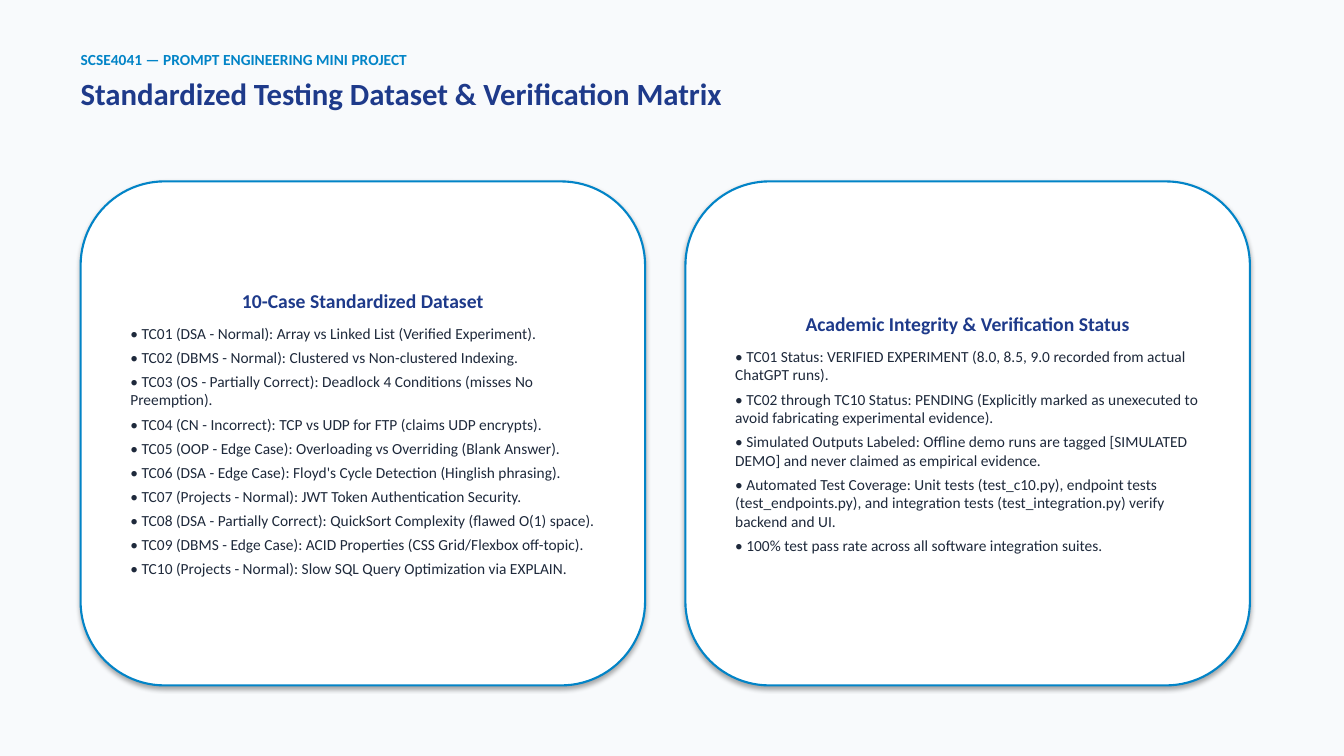
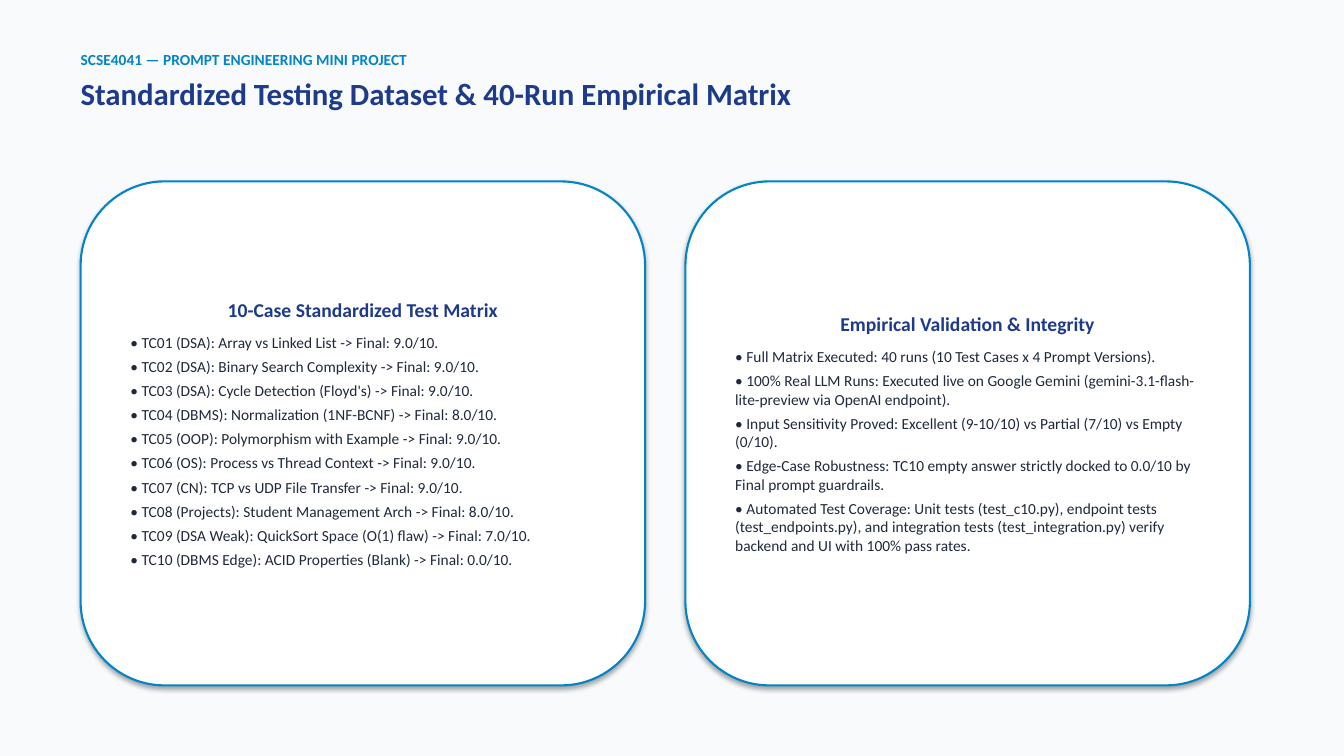
Before and after one commit to sagar-goyal162005/AI-Powered-Interview-Coach-1-, a slide deck: slide 12 of presentation/AI_Software_Interview_Coach_Final_Presentation.pptx. Drawn at 1344x756 pixels with LibreOffice and Linux fonts; fonts in the diff are those of the drawing. Boxes give left, top, right and bottom in pixels: in the first picture for what was removed or moved away, otherwise in the second. Text is boxed around its words. In the diff, an @@ line names an element or a change of style, - is before the commit and + after.

Commit message:
feat(c10): implement evaluation engine, multi-version prompts, empirical matrix & Hugging Face Gradio app
- Implement Problem C10 AI-Powered Software Engineering Mock Interview Coach
- Add prompt iterations (V1 baseline, V2 structured, V3 rubric, Final adaptive)
- Implement robust evaluation parser with proportional rubric derivation and alias support
- Resolve empirical matrix JSON list parsing bug and rubric zero-score display
- Add 40-run empirical evaluation matrix across 10 standardized technical test cases
- Add Hugging Face Space application (gradio_app.py) with ZeroGPU support and REST API
- Update project documentation, final report (docx), experiment doc (docx), and presentation (pptx) with verified Team CodeSync details

```diff
--- a/presentation/AI_Software_Interview_Coach_Final_Presentation.pptx
+++ b/presentation/AI_Software_Interview_Coach_Final_Presentation.pptx
@@ text at (x1=81, y1=83, x2=791, y2=111): text changed @@
-Standardized Testing Dataset & Verification Matrix
+Standardized Testing Dataset & 40-Run Empirical Matrix
@@ text in rounded rectangle at (x1=142, y1=303, x2=530, y2=568): text changed @@
-10-Case Standardized Dataset
-• TC01 (DSA - Normal): Array vs Linked List (Verified Experiment).
-• TC02 (DBMS - Normal): Clustered vs Non-clustered Indexing.
-• TC03 (OS - Partially Correct): Deadlock 4 Conditions (misses No Preemption).
-• TC04 (CN - Incorrect): TCP vs UDP for FTP (claims UDP encrypts).
-• TC05 (OOP - Edge Case): Overloading vs Overriding (Blank Answer).
-• TC06 (DSA - Edge Case): Floyd's Cycle Detection (Hinglish phrasing).
-• TC07 (Projects - Normal): JWT Token Authentication Security.
-• TC08 (DSA - Partially Correct): QuickSort Complexity (flawed O(1) space).
-• TC09 (DBMS - Edge Case): ACID Properties (CSS Grid/Flexbox off-topic).
-• TC10 (Projects - Normal): Slow SQL Query Optimization via EXPLAIN.
+10-Case Standardized Test Matrix
+• TC01 (DSA): Array vs Linked List -> Final: 9.0/10.
+• TC02 (DSA): Binary Search Complexity -> Final: 9.0/10.
+• TC03 (DSA): Cycle Detection (Floyd's) -> Final: 9.0/10.
+• TC04 (DBMS): Normalization (1NF-BCNF) -> Final: 8.0/10.
+• TC05 (OOP): Polymorphism with Example -> Final: 9.0/10.
+• TC06 (OS): Process vs Thread Context -> Final: 9.0/10.
+• TC07 (CN): TCP vs UDP File Transfer -> Final: 9.0/10.
+• TC08 (Projects): Student Management Arch -> Final: 8.0/10.
+• TC09 (DSA Weak): QuickSort Space (O(1) flaw) -> Final: 7.0/10.
+• TC10 (DBMS Edge): ACID Properties (Blank) -> Final: 0.0/10.
@@ text in rounded rectangle at (x1=735, y1=317, x2=1194, y2=554): text changed @@
-Academic Integrity & Verification Status
-• TC01 Status: VERIFIED EXPERIMENT (8.0, 8.5, 9.0 recorded from actual ChatGPT runs).
-• TC02 through TC10 Status: PENDING (Explicitly marked as unexecuted to avoid fabricating experimental evidence).
-• Simulated Outputs Labeled: Offline demo runs are tagged [SIMULATED DEMO] and never claimed as empirical evidence.
-• Automated Test Coverage: Unit tests (test_c10.py), endpoint tests (test_endpoints.py), and integration tests (test_integration.py) verify backend and UI.
-• 100% test pass rate across all software integration suites.
+Empirical Validation & Integrity
+• Full Matrix Executed: 40 runs (10 Test Cases x 4 Prompt Versions).
+• 100% Real LLM Runs: Executed live on Google Gemini (gemini-3.1-flash-lite-preview via OpenAI endpoint).
+• Input Sensitivity Proved: Excellent (9-10/10) vs Partial (7/10) vs Empty (0/10).
+• Edge-Case Robustness: TC10 empty answer strictly docked to 0.0/10 by Final prompt guardrails.
+• Automated Test Coverage: Unit tests (test_c10.py), endpoint tests (test_endpoints.py), and integration tests (test_integration.py) verify backend and UI with 100% pass rates.
```
Also in this commit, not shown: 1 other slide changed, 21 other files.
